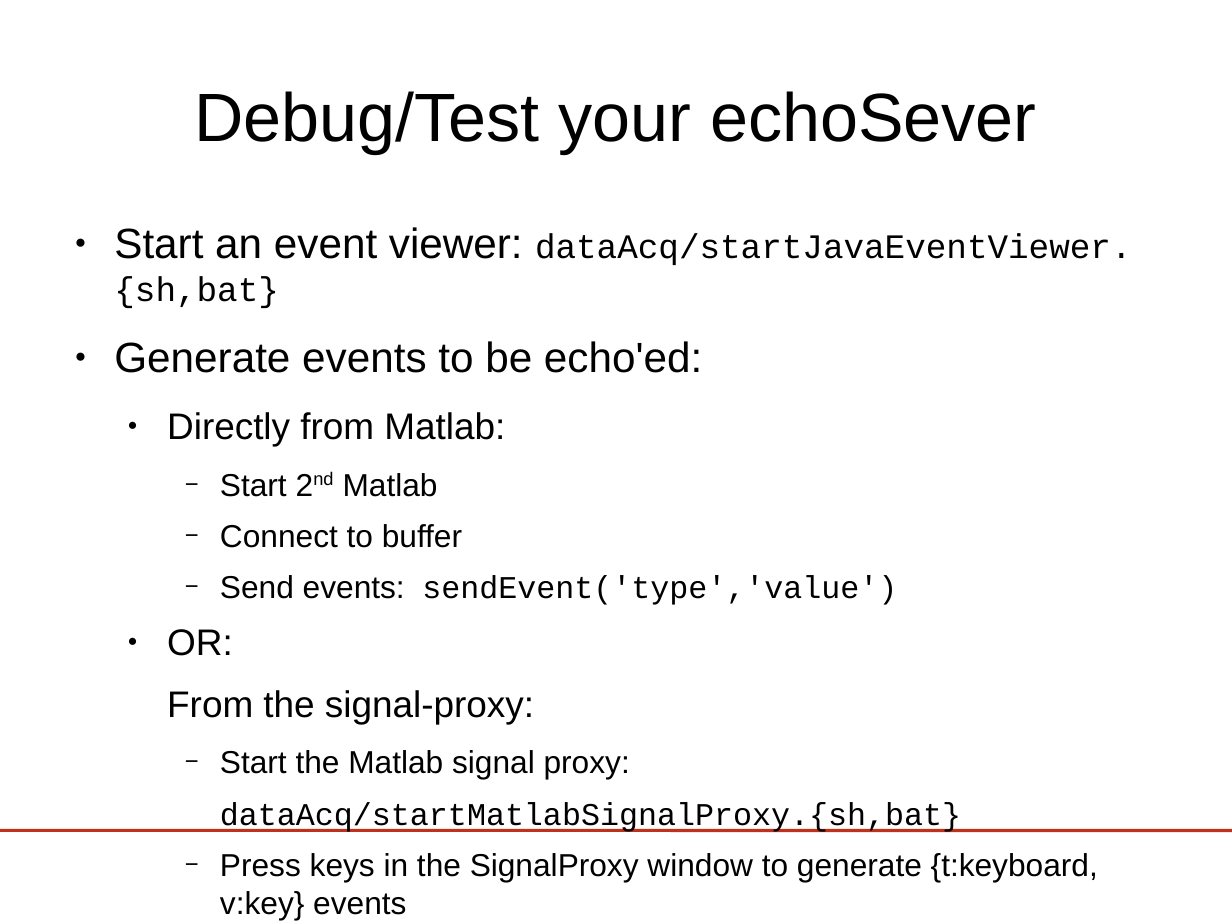
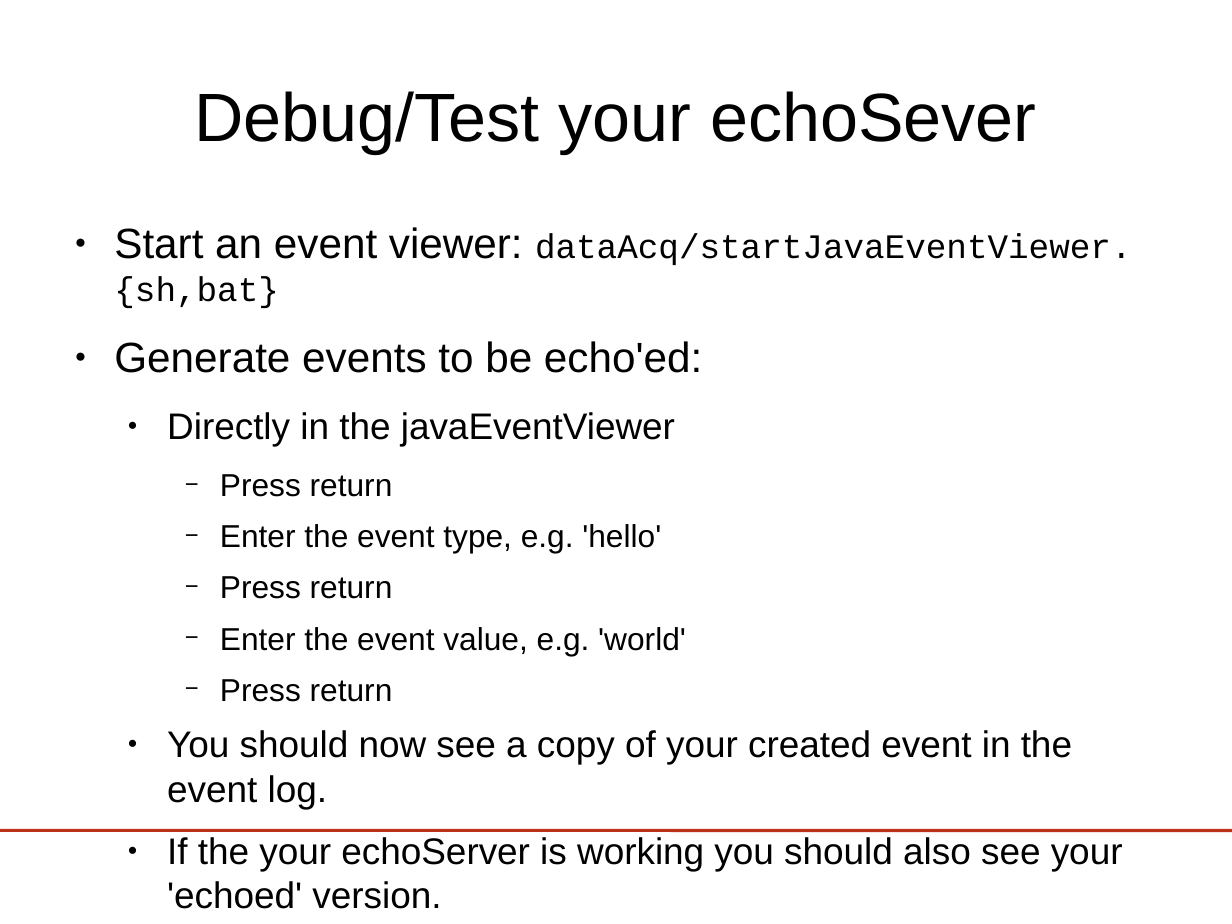
Before and after one commit to jadref/buffer_bci, a slide deck: slide 37 of tutorial/lect3-helloworld/HelloWorld_ERPViewer.odp (slide 34 before the commit). Drawn at 1232x924 pixels with LibreOffice and Linux fonts; fonts in the diff are those of the drawing; background and template pictures are left out. Boxes give left, top, right and bottom in pixels: in the first picture for what was removed or moved away, otherwise in the second. Text is boxed around its words. In the diff, an @@ line names an element or a change of style, - is before the commit and + after.

Commit message:
updated hello-world to include more pythonic stuff

```diff
--- a/tutorial/lect3-helloworld/HelloWorld_ERPViewer.odp
+++ b/tutorial/lect3-helloworld/HelloWorld_ERPViewer.odp
@@ text at box(167, 412, 1123, 909): text changed; size 20.4 to 23.8 pt @@
-  ● Directly from Matlab:
-    − Start 2nd Matlab
-    − Connect to buffer
-    − Send events: sendEvent('type','value')
-  ● OR:
-  From the signal-proxy:
-    − Start the Matlab signal proxy:
-    dataAcq/startMatlabSignalProxy.{sh,bat}
-    − Press keys in the SignalProxy window to generate {t:keyboard, v:key} events
+  ● Directly in the javaEventViewer
+    − Press return
+    − Enter the event type, e.g. 'hello'
+    − Press return
+    − Enter the event value, e.g. 'world'
+    − Press return
+  ● You should now see a copy of your created event in the event log.
+  ● If the your echoServer is working you should also see your 'echoed' version.
```
Also in this commit, not shown: 7 other slides changed, 3 slides added, 1 other file.
